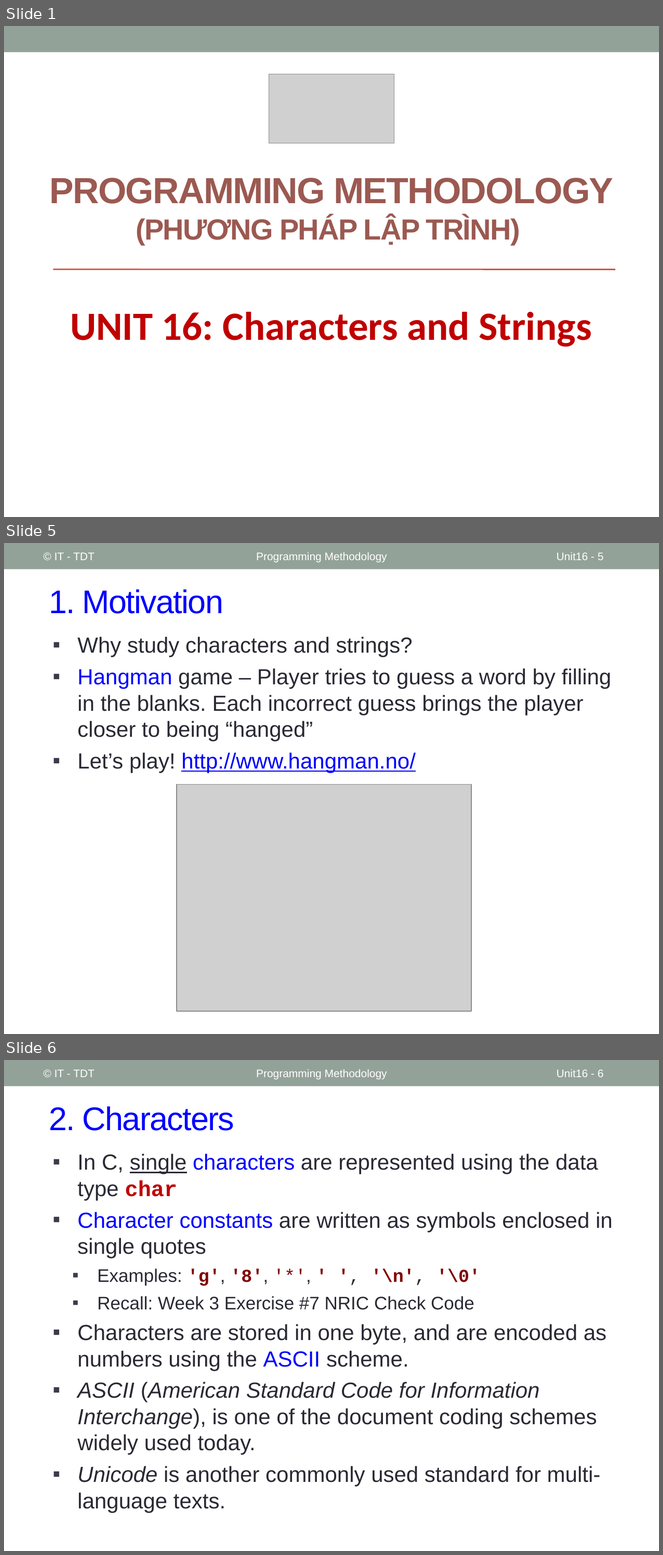
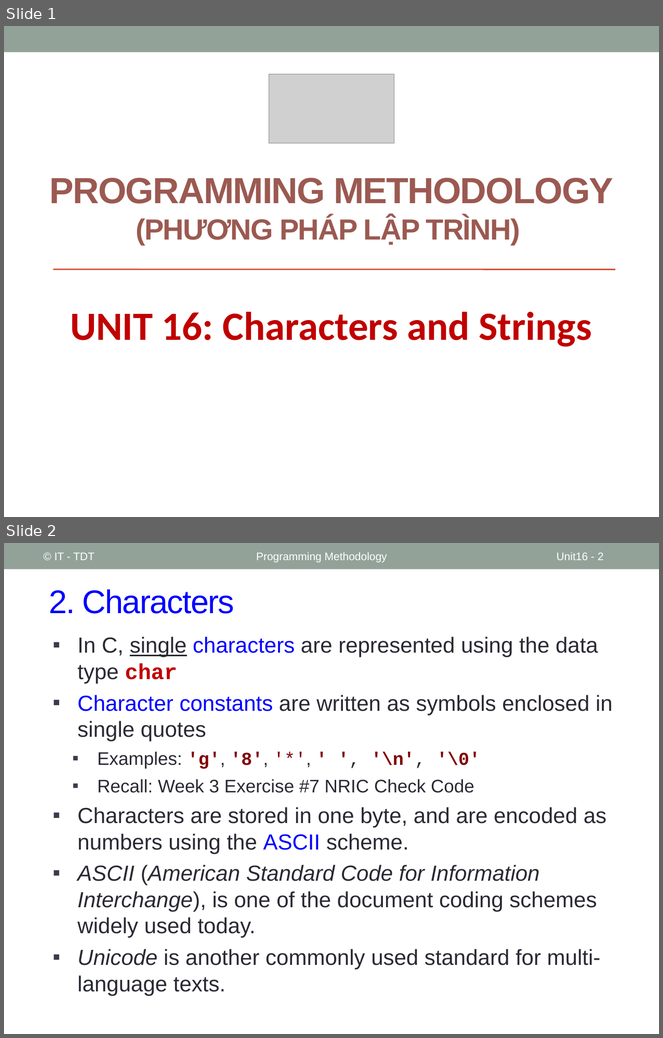
Before and after one commit to coder1097/Programming-Methodology, a slide deck: PPLT_Slides/Slides/Unit16_Characters_and_Strings.pptx. Shown one above the other, each under a label of ours: slides 1, 5 and 6 before the commit, slides 1 and 2 after it; the slides between them are not shown. The pictures are 663x1555 and 663x1038 pixels, drawn with LibreOffice and Linux fonts; fonts in the diff are those of the drawing; grey boxes stand for pictures. Boxes give left, top, right and bottom in pixels: in the first picture for what was removed or moved away, otherwise in the second. Text is boxed around its words. In the diff, an @@ line names an element or a change of style, - is before the commit and + after.

```diff
--- a/PPLT_Slides/Slides/Unit16_Characters_and_Strings.pptx
+++ b/PPLT_Slides/Slides/Unit16_Characters_and_Strings.pptx
@@ slide 5 removed at (4, 543, 659, 1034), background #FFFFFF; not listed: 1 template element that a slide beside it also shows @@
@@ text removed at (54, 552, 94, 560) @@
-© IT - TDT
@@ text removed at (256, 552, 387, 562) @@
-Programming Methodology
@@ page number removed at (557, 552, 604, 560) @@
-Unit16 - 5
@@ title removed at (49, 589, 223, 614) @@
-1. Motivation
@@ text removed at (77, 637, 612, 773) @@
-▪ Why study characters and strings?
-▪ Hangman game – Player tries to guess a word by filling in the blanks. Each incorrect guess brings the player closer to being “hanged”
-▪ Let’s play! http://www.hangman.no/
@@ picture removed at (177, 785, 472, 1012) @@
@@ what was slide 6 is now slide 2 @@
@@ page number at (557, 552, 604, 560): text changed @@
-Unit16 - 6
+Unit16 - 2
```
Also in this commit, not shown: 5 other slides removed, 4 other files.
